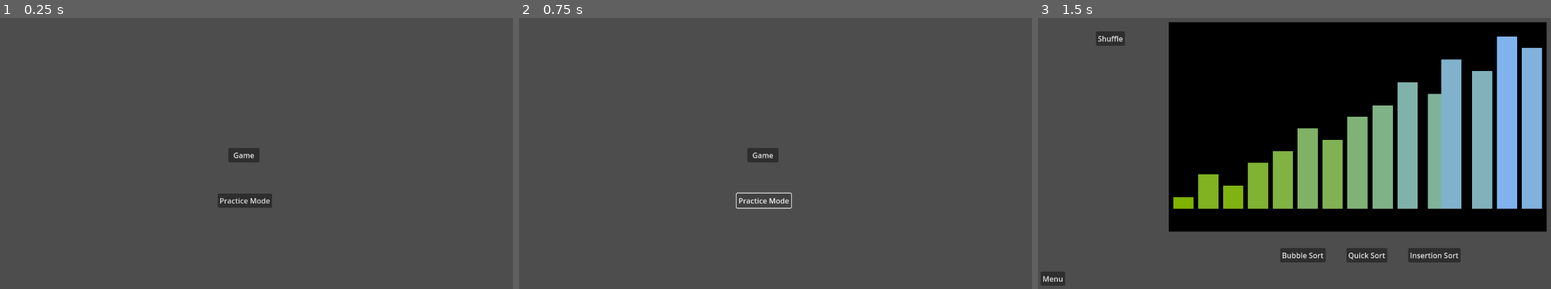
Above: before the commit, frames 1-3 (left to right).
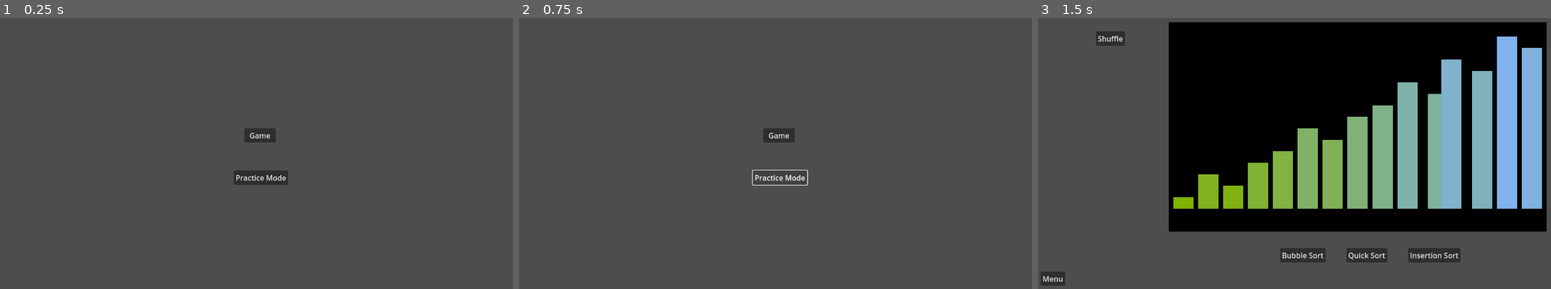
Above: after the commit, the same moments.

Repository: jematson/CS471ChappellChase
Game: Godot game, scene res://scenes/main_menu.tscn
Same seed, same stepped clock (60 frames per second), same inputs: the game is played once before the commit and once after it.
Inputs:
- Up to frame 1 (0.25 s): no input
- Up to frame 2 (0.75 s): click "Practice Mode" at 0.5 s
- Up to frame 3 (1.5 s): click "Game" at 1.25 s

The runs differ from the first frame. In frame 1, 1.6% of the frame differs, in the area x 42-57%, y 40-70%; in frame 2, 1.0%; in frame 3, nothing differs.

Commit message:
Connect function to practice mode button

Diff:
--- a/scenes/main_menu.tscn
+++ b/scenes/main_menu.tscn
@@ -13,18 +13,19 @@
 
 [node name="GameButton" type="Button" parent="."]
 layout_mode = 0
-offset_left = 496.0
-offset_top = 341.0
-offset_right = 564.0
-offset_bottom = 372.0
+offset_left = 531.0
+offset_top = 298.0
+offset_right = 599.0
+offset_bottom = 329.0
 text = "Game"
 
 [node name="PracticeButton" type="Button" parent="."]
 layout_mode = 0
-offset_left = 473.0
-offset_top = 440.0
-offset_right = 591.0
-offset_bottom = 471.0
+offset_left = 508.0
+offset_top = 390.0
+offset_right = 626.0
+offset_bottom = 421.0
 text = "Practice Mode"
 
 [connection signal="pressed" from="GameButton" to="." method="_on_game_button_pressed"]
+[connection signal="pressed" from="PracticeButton" to="." method="_on_practice_button_pressed"]
--- a/source/main_menu.gd
+++ b/source/main_menu.gd
@@ -3,3 +3,7 @@
 
 func _on_game_button_pressed() -> void:
 	get_tree().change_scene_to_file("res://scenes/level.tscn")
+
+
+func _on_practice_button_pressed() -> void:
+	print("Practice Mode button pressed")
